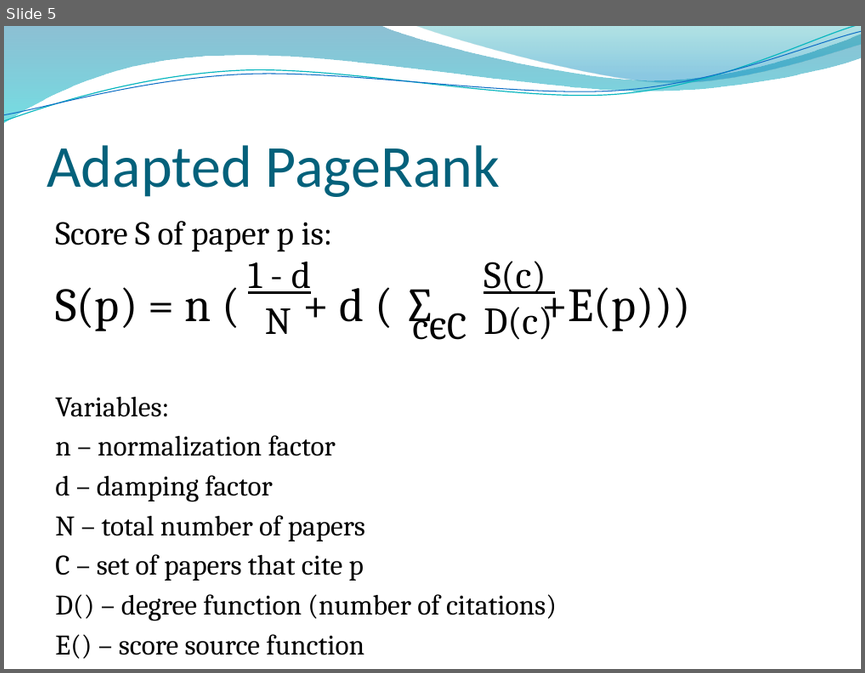
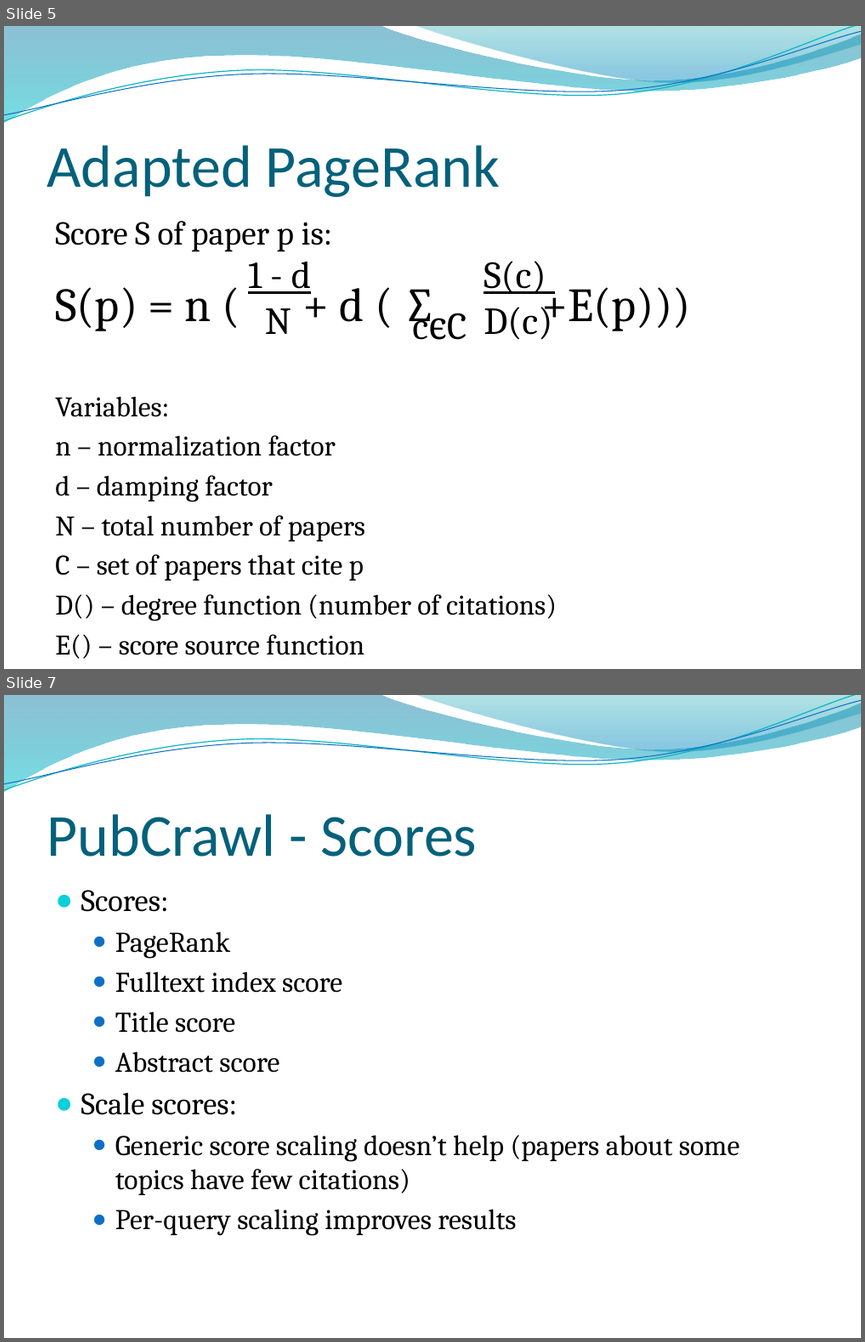
Before and after one commit to mvartakgithub/6.830-Final-Project, a slide deck: PubCrawlPresentation.pptx. Shown one above the other, each under a label of ours: slide 5 before the commit, slides 5 and 7 after it; the slides between them are not shown. The pictures are 865x673 and 865x1342 pixels, drawn with LibreOffice and Linux fonts; fonts in the diff are those of the drawing; background and template pictures are left out. Boxes give left, top, right and bottom in pixels: in the first picture for what was removed or moved away, otherwise in the second. Text is boxed around its words. In the diff, an @@ line names an element or a change of style, - is before the commit and + after.

```diff
--- a/PubCrawlPresentation.pptx
+++ b/PubCrawlPresentation.pptx
@@ slide 7 added at (x1=4, y1=695, x2=861, y2=1338), background picture (left out); not listed: 4 template elements that a slide beside it also shows @@
@@ title added at (x1=46, y1=814, x2=477, y2=857), 50 pt, text #04617B @@
+PubCrawl - Scores
@@ text added at (x1=81, y1=890, x2=739, y2=1236), 24 pt, text #000000 @@
+● Scores:
+  ● PageRank
+  ● Fulltext index score
+  ● Title score
+  ● Abstract score
+● Scale scores:
+  ● Generic score scaling doesn’t help (papers about some topics have few citations)
+  ● Per-query scaling improves results
```
Also in this commit, not shown: 5 slides changed, 3 other slides added, 2 slides removed, 2 other files.
